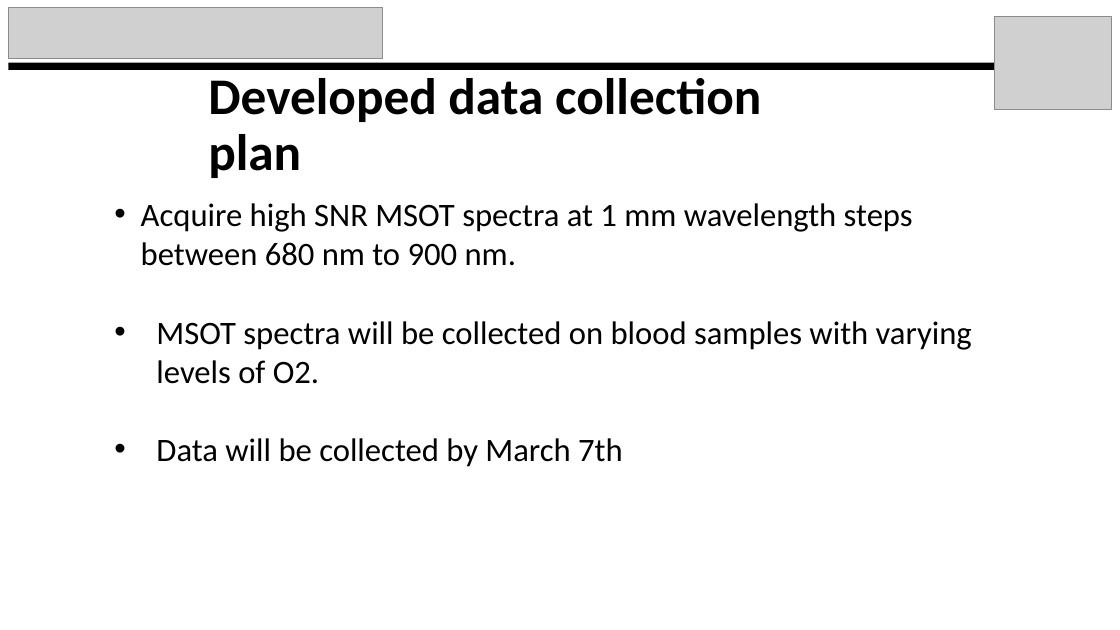
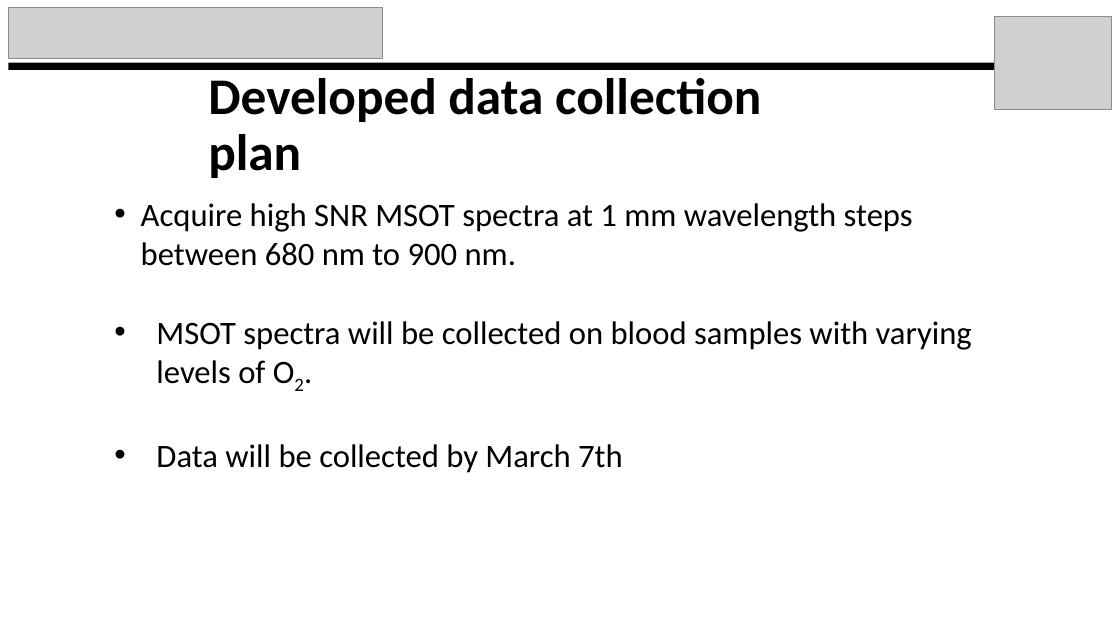
Before and after one commit to kylemjonesislanders/md-anderson, a slide deck: slide 10 of spectral-unmixing/ppt_presentations/midterm_project_report.pptx. Drawn at 1120x630 pixels with LibreOffice and Linux fonts; fonts in the diff are those of the drawing; grey boxes stand for pictures. Boxes give left, top, right and bottom in pixels: in the first picture for what was removed or moved away, otherwise in the second. Text is boxed around its words. In the diff, an @@ line names an element or a change of style, - is before the commit and + after.

```diff
--- a/spectral-unmixing/ppt_presentations/midterm_project_report.pptx
+++ b/spectral-unmixing/ppt_presentations/midterm_project_report.pptx
@@ text at box(156, 321, 972, 384): now subscript in "O2." @@
```
Also in this commit, not shown: 8 other slides changed.
